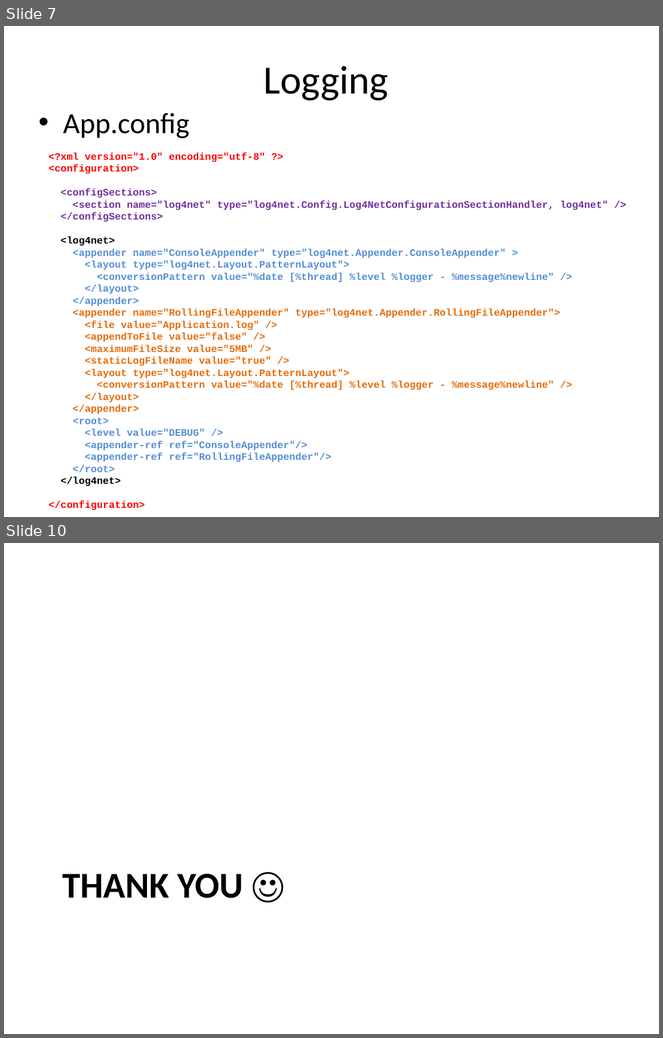
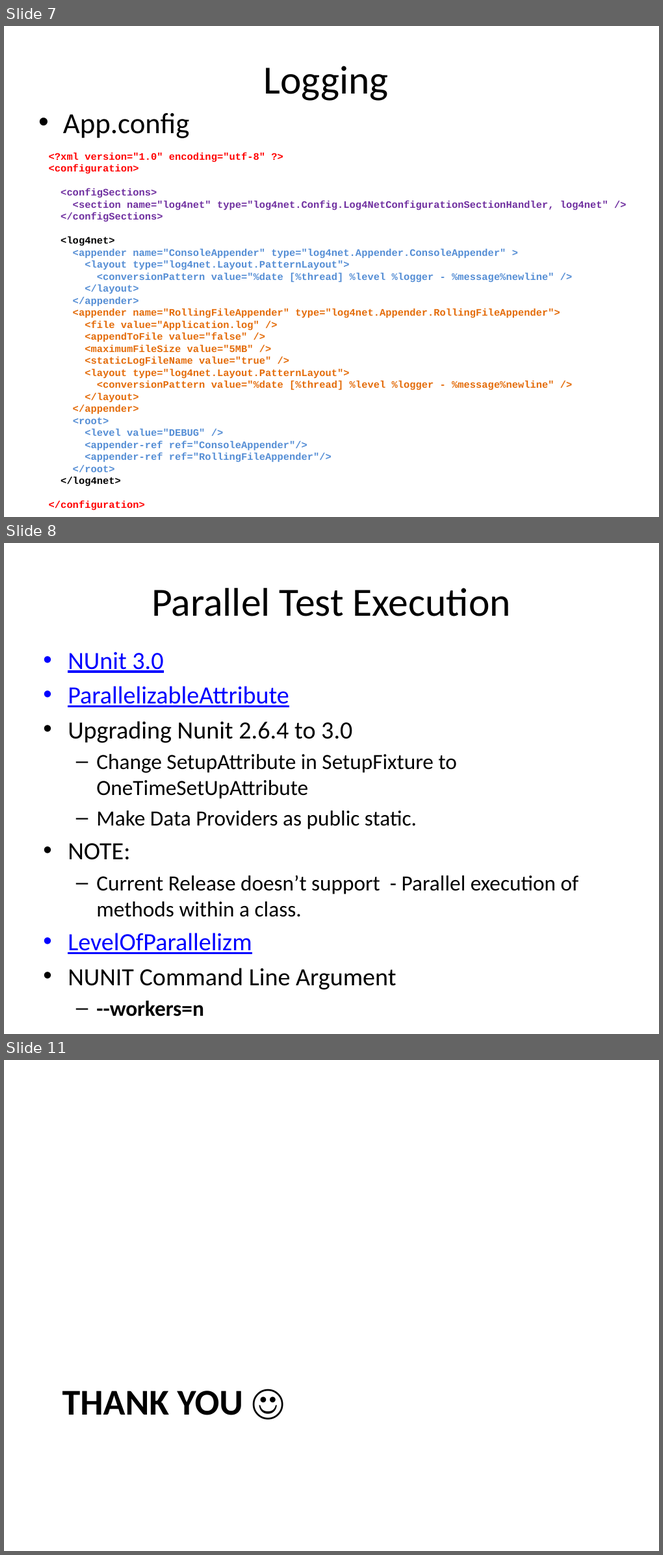
Before and after one commit to sandeepsajiru/DDF, a slide deck: Module-20.pptx. Shown one above the other, each under a label of ours: slides 7 and 10 before the commit, slides 7, 8 and 11 after it; the slides between them are not shown. The pictures are 663x1038 and 663x1555 pixels, drawn with LibreOffice and Linux fonts; fonts in the diff are those of the drawing. Boxes give left, top, right and bottom in pixels: in the first picture for what was removed or moved away, otherwise in the second. Text is boxed around its words. In the diff, an @@ line names an element or a change of style, - is before the commit and + after.

Commit message:
Added AppleTest

```diff
--- a/Module-20.pptx
+++ b/Module-20.pptx
@@ slide 8 added at bbox=[4, 543, 659, 1034], background #FFFFFF @@
@@ title added at bbox=[152, 588, 511, 616], 44 pt, text #000000 @@
+Parallel Test Execution
@@ text added at bbox=[68, 652, 579, 990], 23.8 pt, text #000000 @@
+• NUnit 3.0
+• ParallelizableAttribute
+• Upgrading Nunit 2.6.4 to 3.0
+  – Change SetupAttribute in SetupFixture to OneTimeSetUpAttribute
+  – Make Data Providers as public static.
+• NOTE:
+  – Current Release doesn’t support - Parallel execution of methods within a class.
+• LevelOfParallelizm
+• NUNIT Command Line Argument
+  – --workers=n
@@ what was slide 10 is now slide 11 @@
```
Also in this commit, not shown: 2 other slides added, 1 other file.
